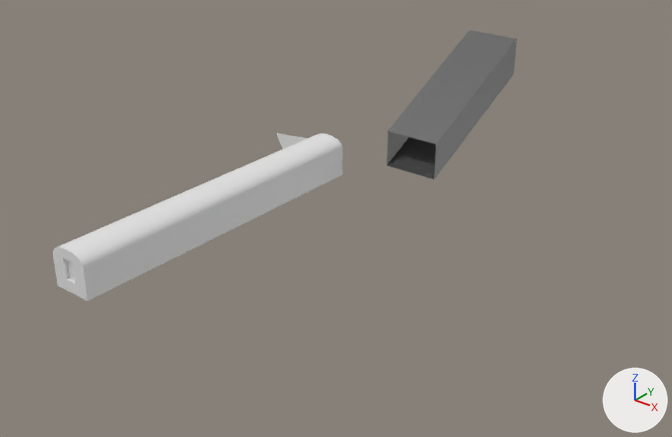
Two versions of the Blender file SourceAssets/Environments/Subway/SubwayBlockout.blend, one commit apart.
One viewpoint serves both versions: a camera (50 mm lens) standing at (64.2, -68.8, 51.8) and looking at (1.7, 9.4, 3.3). Every picture has the same lights, and +X, +Y and +Z are marked at lower right. The first picture is the older version.

Objects in the first picture: 'Stairs', 'Train'.
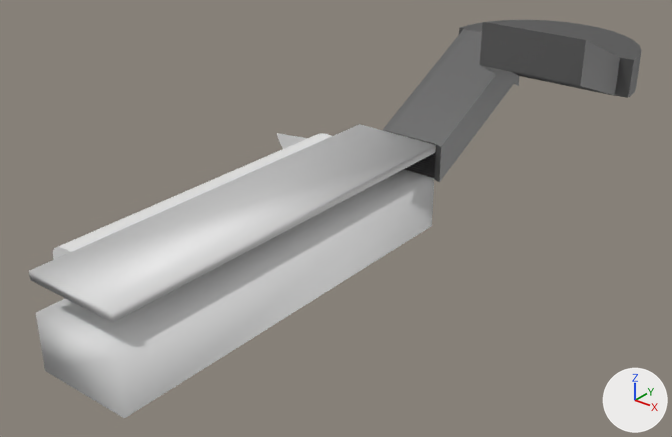
Where the change shows, as pixel boxes [x1, y1, x2, y2] in the pictures (672 x 437 px):
'Platform', shown
    after: [29, 124, 436, 418]
'Stairs', reshaped (98% wider, 9% taller)
    before: [387, 30, 517, 179]
    after: [383, 20, 642, 182]
'Train', unchanged, covered by the edit
    before: [53, 133, 343, 301]
    after: [53, 133, 332, 259]

The change, as a diff of the scene's bpy script:
```diff
--- a/SourceAssets/Environments/Subway/SubwayBlockout.blend.py
+++ b/SourceAssets/Environments/Subway/SubwayBlockout.blend.py
@@ me_ucx_1m_cube_002 @@
 # used by ob_stairs; location = (0.0, 0.0, 0.0)
-me_ucx_1m_cube_002.from_pydata(...)  # 250 vertices, 123 faces; spans x -1.4..6.0, y 24.0..43.0, z 4.6..18.8
+me_ucx_1m_cube_002.from_pydata(...)  # 444 vertices, 273 faces; spans x -3.2..22.3, y 23.9..55.9, z 4.4..23.4
+# me_ucx_1m_cube_002 part 1
+# 2 vertices are removed from x -1.4..6.0, y 43.0, z 13.8
+# 1 face is deleted
+# 3 vertices move from x -1.4..6.0, y 43.0, z 13.8..18.8 to x -1.5..6.0, y 43.1, z 13.8..18.8
+# 110 vertices are added at x -3.2..22.3, y 23.9..55.9, z 4.4..23.4
+# 56 new vertices lie (13.7, 0.0, 0.0) away from vertices in x 6.9, y 31.9..43.1, z 13.8..23.4
+# 30 new vertices lie (0.0, 0.0, 5.0) away from vertices in x -3.0..22.1, y 45.2..55.9, z 13.8
+# 151 new faces join them
 me_ucx_1m_cube_002.materials.append(mat_popcornceiling1_mi)
@@ ob_platform @@
 ob_platform.location = (0.0, 0.0, 0.0)
-ob_platform.hide_set(True)
```
